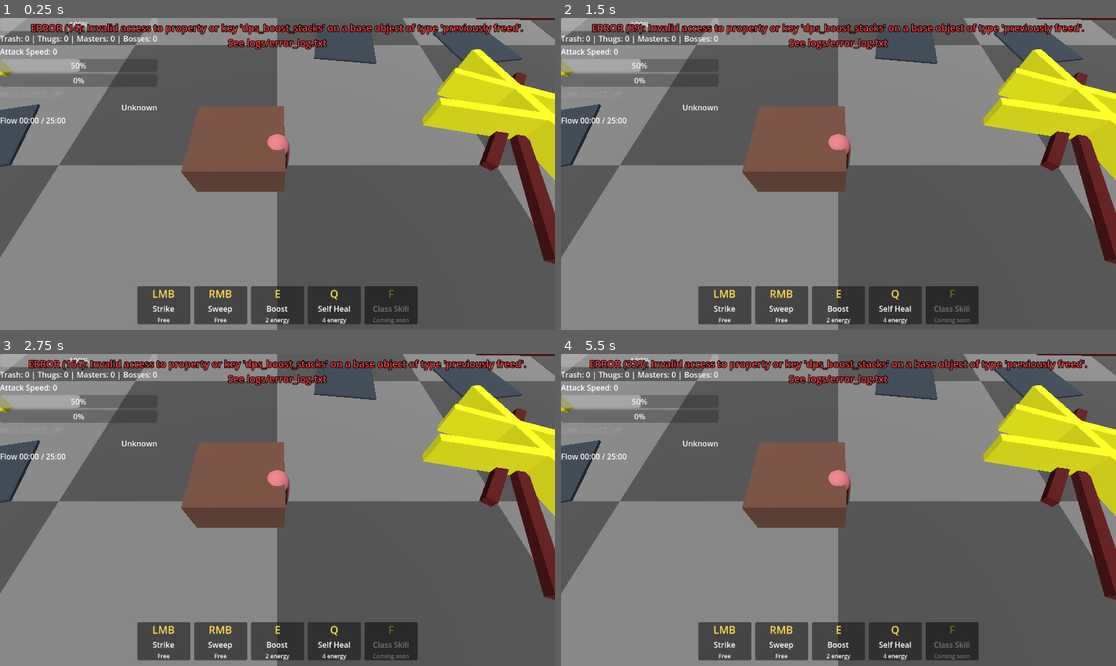
Above: before the commit, frames 1-4 (two rows, left to right).
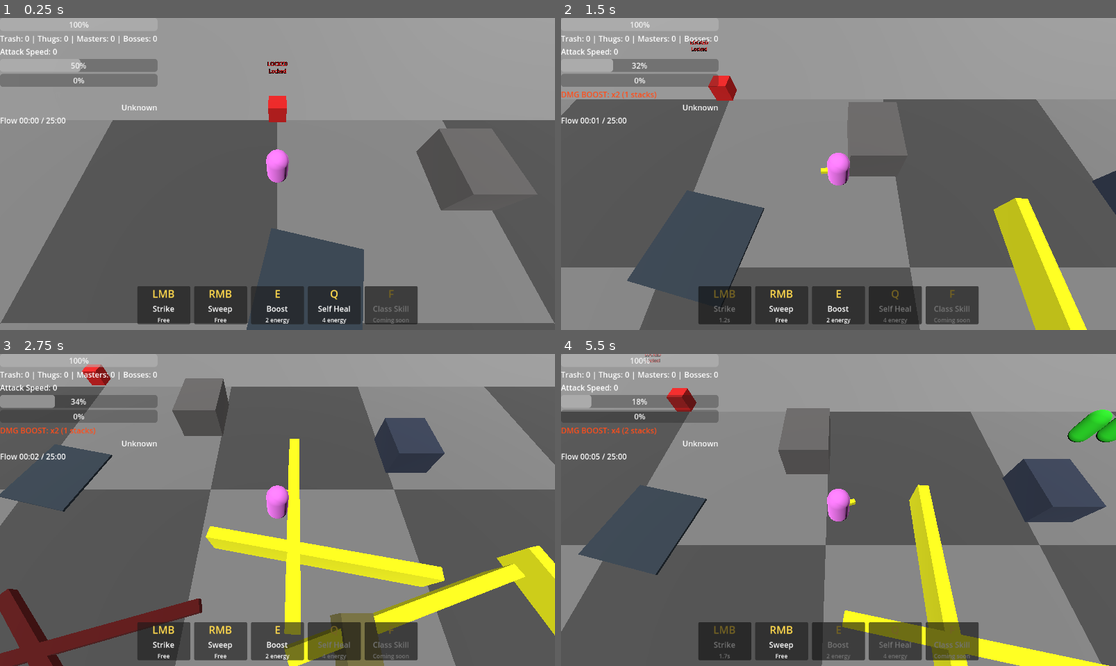
Above: after the commit, the same moments.

Repository: Zietgeist/Exultation
Game: Godot game, scene res://ZoneBase.tscn
Two runs of this game, one before a commit and one after it. Both use one fixed random seed, a clock stepped at 60 frames per second and the inputs below. This scene is started directly instead of the project's main scene.
Inputs (mouse positions are in pixels of both pictures, inside the frame that each line leads up to):
- Up to frame 1 (0.25 s): no input
- Up to frame 2 (1.5 s): tap Enter at 0.5 s; move the mouse to (960, 158) at 0.52 s; hold Right (ui_right) 0.53-1.28 s; tap E at 0.6 s; click (960, 158) at 0.67 s; move the mouse to (727, 189) at 1.27 s; hold Down (ui_down) from 1.28 s (still down); tap Q at 1.35 s
- Up to frame 3 (2.75 s): move the mouse to (333, 441) at 2.02 s; release Down (ui_down) at 2.03 s; hold Right (ui_right) from 2.03 s (still down); tap F at 2.1 s
- Up to frame 4 (5.5 s): move the mouse to (810, 572) at 2.77 s; release Right (ui_right) at 2.78 s; hold Up (ui_up) 2.78-3.53 s; tap one key every 0.75 s from 2.85 s: E Q F E; click (810, 572) at 2.92 s; move the mouse to (1005, 556) at 3.52 s; hold Left (ui_left) 3.53-5.03 s; move the mouse to (672, 463) at 4.27 s; move the mouse to (866, 510) at 5.02 s; hold Down (ui_down) from 5.03 s (still down); click (866, 510) at 5.17 s

The runs differ from the first frame. In frame 1, 63% of the frame differs, in the area x 0-100%, y 0-100%; in frame 2, 61%; in frame 3, 67%; in frame 4, 75%.
Error before the commit: Invalid access to property or key 'dps_boost_stacks' on a base object of type 'previously freed'. (res://hud_control.gd:31)

Commit message:
Token deaths: respawn at the entry door with full health and 2s safety; start each zone at the door you came through; fix HUD crash on death and Enemy.tscn case mismatch; collapse repeated log errors
Co-Authored-By: Claude Opus 5.5 <noreply@anthropic.com>
Claude-Session: https://claude.ai/code/session_013yxoaHLvU2gzuZEUgoi9o3

Diff:
--- a/ErrorLog.gd
+++ b/ErrorLog.gd
@@ -21,6 +21,8 @@
 var _banner: Label = null
 var _banner_timer := 0.0
 var _logger = null
+var _last_line = ""
+var _repeats = 0
 
 
 func _ready():
@@ -65,10 +67,18 @@
 func record(kind: String, message: String, where: String):
 	_mutex.lock()
 	var stamp = Time.get_time_string_from_system()
-	var line = "[%s] %s: %s" % [stamp, kind, message]
+	var line = "%s: %s" % [kind, message]
 	if where != "":
 		line += "   (at %s)" % where
-	_write_line(line)
+	if line == _last_line:
+		_repeats += 1	# same error again (e.g. every frame): count it, don't flood the log
+		if _repeats == 10 or _repeats == 100 or _repeats == 1000:
+			_write_line("[%s]   ...repeated %d times" % [stamp, _repeats])
+		_mutex.unlock()
+		return
+	_last_line = line
+	_repeats = 0
+	_write_line("[%s] %s" % [stamp, line])
 	_mutex.unlock()
 	if kind == "ERROR":
 		call_deferred("_show_banner", message)
--- a/GameState.gd
+++ b/GameState.gd
@@ -10,6 +10,8 @@
 var orbs_collected = 0
 var orb_slots = 10
 var current_zone = "Home"
+var previous_scene = ""	# the zone we just came from (used to place the player at the right door)
+var deaths = 0
 
 
 func _process(delta: float) -> void:
--- a/character_body_3d.gd
+++ b/character_body_3d.gd
@@ -67,9 +67,31 @@
 
 @export var camera: Camera3D
 
+signal died
+
+# Respawn
+const RESPAWN_SAFE_TIME = 2.0	# seconds you can't be hurt after respawning
+var spawn_point = Vector3.ZERO
+var invulnerable_time = 0.0
+
+
 func _ready():
 	player_class = GameState.player_class
 	print("Playing as class: ", player_class)
+	_place_at_entry.call_deferred()
+
+
+## Start next to the door we came in through. That spot is also where we respawn.
+func _place_at_entry():
+	spawn_point = global_position
+	for door in get_tree().get_nodes_in_group("door"):
+		if door.target_scene == GameState.previous_scene:
+			var inward = -door.global_position
+			inward.y = 0
+			spawn_point = door.global_position + inward.normalized() * 4.0
+			spawn_point.y = global_position.y
+			break
+	global_position = spawn_point
 
 func _input(event):
 	# Ability keys fire once per press (holding the key no longer drains energy)
@@ -97,6 +119,14 @@
 func _physics_process(delta):
 	var direction = Vector3.ZERO
 
+	# Blink while safe after respawning
+	if invulnerable_time > 0.0:
+		invulnerable_time -= delta
+		var show_mesh = invulnerable_time <= 0.0 or int(invulnerable_time * 10) % 2 == 0
+		for child in get_children():
+			if child is MeshInstance3D:
+				child.visible = show_mesh
+
 	st_cooldown -= delta
 	aoe_cooldown -= delta
 
@@ -194,6 +224,8 @@
 				energy = min(energy + damage * TANK_ENERGY_PER_DAMAGE_DEALT, MAX_ENERGY)
 
 func take_damage(amount):
+	if invulnerable_time > 0.0:
+		return
 	health -= amount
 	print("Player health: ", roundi(health))
 
@@ -204,9 +236,18 @@
 	if health <= 0:
 		die()
 
+## Token death: back to the entry door with full health. Nothing is lost (for now).
 func die():
-	print("Player died!")
-	queue_free()
+	GameState.deaths += 1
+	print("You fell! Respawning at the entry door. Deaths: ", GameState.deaths)
+	health = MAX_HEALTH
+	velocity = Vector3.ZERO
+	global_position = spawn_point
+	invulnerable_time = RESPAWN_SAFE_TIME
+	# Enemies lose track of you
+	for enemy in get_tree().get_nodes_in_group("enemy"):
+		enemy.aggroed = false
+	died.emit()
 
 func get_damage_multiplier():
 	var pct = health / MAX_HEALTH * 100
--- a/door.gd
+++ b/door.gd
@@ -10,6 +10,7 @@
 
 
 func _ready():
+	add_to_group("door")
 	body_entered.connect(_on_body_entered)
 	label = Label3D.new()
 	label.billboard = BaseMaterial3D.BILLBOARD_ENABLED
@@ -57,6 +58,7 @@
 		return
 	for enemy in get_tree().get_nodes_in_group("enemy"):
 		enemy.queue_free()
+	GameState.previous_scene = get_tree().current_scene.scene_file_path
 	get_tree().call_deferred("change_scene_to_file", target_scene)
 
 
--- a/hud_control.gd
+++ b/hud_control.gd
@@ -9,6 +9,8 @@
 var boost_label = null
 var zone_label = null
 var flow_label = null
+var death_label = null
+var death_timer = 0.0
 
 func _ready():
 	zone_label = get_node("VBoxContainer/ZoneLabel")
@@ -21,14 +23,38 @@
 	boost_label = get_node("VBoxContainer/BoostLabel")
 
 	player = get_tree().get_first_node_in_group("player")
+	if player:
+		player.died.connect(_on_player_died)
+
+	# Big message in the middle of the screen when you fall
+	death_label = Label.new()
+	death_label.set_anchors_preset(Control.PRESET_CENTER)
+	death_label.grow_horizontal = Control.GROW_DIRECTION_BOTH
+	death_label.grow_vertical = Control.GROW_DIRECTION_BOTH
+	death_label.horizontal_alignment = HORIZONTAL_ALIGNMENT_CENTER
+	death_label.add_theme_font_size_override("font_size", 32)
+	death_label.add_theme_color_override("font_outline_color", Color.BLACK)
+	death_label.add_theme_constant_override("outline_size", 8)
+	death_label.visible = false
+	get_parent().add_child.call_deferred(death_label)
 	spawner = get_tree().get_first_node_in_group("spawner")
 
-func _process(_delta):
+func _on_player_died():
+	death_label.text = "You fell... back at the gate."
+	death_label.visible = true
+	death_timer = 3.0
+
+
+func _process(delta):
+	if death_timer > 0.0:
+		death_timer -= delta
+		if death_timer <= 0.0:
+			death_label.visible = false
 	if player:
 		health_bar.value = (player.health / player.MAX_HEALTH) * 100
 		energy_bar.value = (player.energy / player.MAX_ENERGY) * 100
 		speed_label.text = "Attack Speed: %d" % player.speed_level
-	if player.dps_boost_stacks > 0:
+	if player and player.dps_boost_stacks > 0:
 		var multiplier = pow(2.0, player.dps_boost_stacks)
 		boost_label.text = "DMG BOOST: x%.0f (%d stacks)" % [multiplier, player.dps_boost_stacks]
 		boost_label.modulate = Color(1.0, 0.3, 0.1)  # Orange-red when active
--- a/spawner.gd
+++ b/spawner.gd
@@ -1,6 +1,6 @@
 extends Node3D
 
-const ENEMY_SCENE = preload("res://Enemy.tscn")
+const ENEMY_SCENE = preload("res://enemy.tscn")
 const SPAWN_INTERVAL = 2.0
 const SPAWN_RADIUS = 35.0
 const MAX_ENEMIES_ON_MAP = 150
